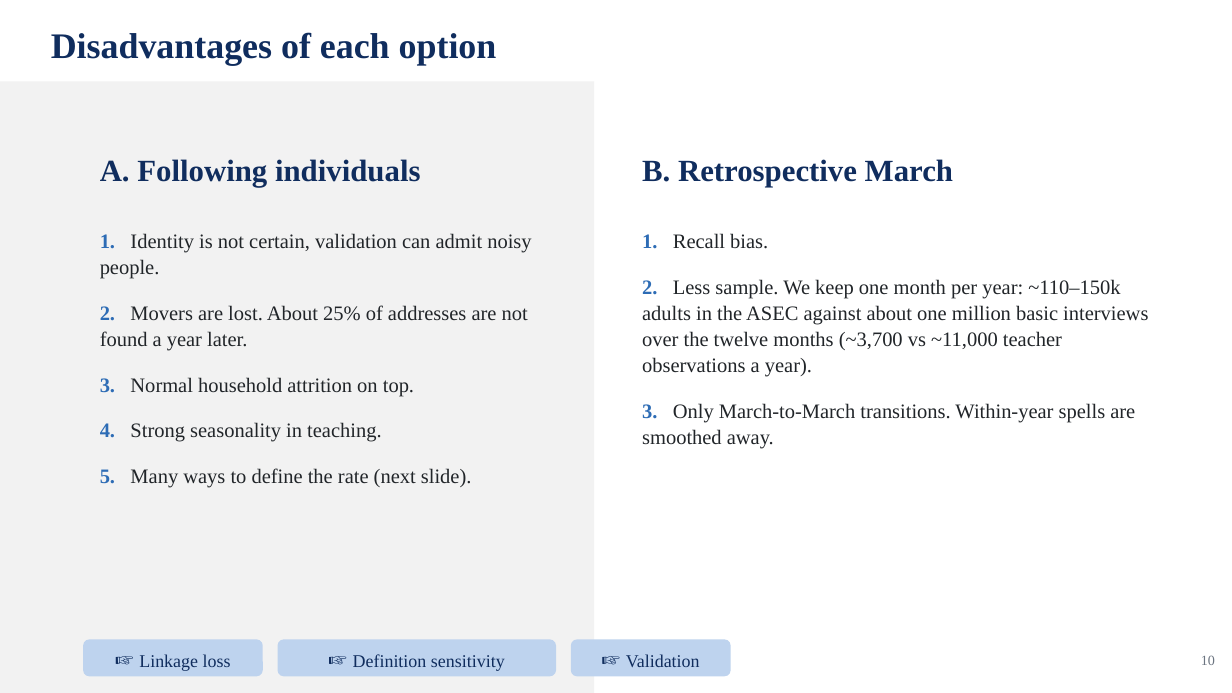
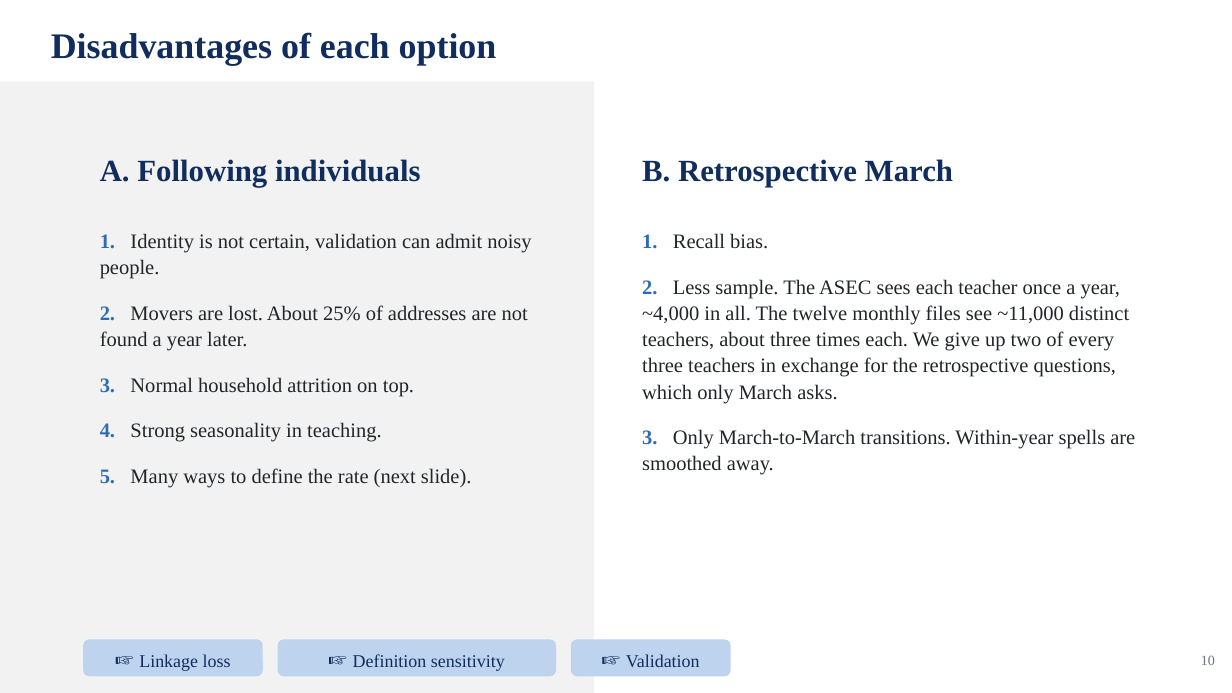
Before and after one commit to jedr1-ship-it/Alternative-Pathways----Quant, a slide deck: slide 10 of report/data_cluster/Proyect_US_cluster.pptx. Drawn at 1232x693 pixels with LibreOffice and Linux fonts; fonts in the diff are those of the drawing. Boxes give left, top, right and bottom in pixels: in the first picture for what was removed or moved away, otherwise in the second. Text is boxed around its words. In the diff, an @@ line names an element or a change of style, - is before the commit and + after.

```diff
--- a/report/data_cluster/Proyect_US_cluster.pptx
+++ b/report/data_cluster/Proyect_US_cluster.pptx
@@ text at (642, 279, 1129, 404): text changed @@
-2. Less sample. We keep one month per year: ~110–150k adults in the ASEC against about one million basic interviews over the twelve months (~3,700 vs ~11,000 teacher observations a year).
+2. Less sample. The ASEC sees each teacher once a year, ~4,000 in all. The twelve monthly files see ~11,000 distinct teachers, about three times each. We give up two of every three teachers in exchange for the retrospective questions, which only March asks.
```
Also in this commit, not shown: 4 other files.
